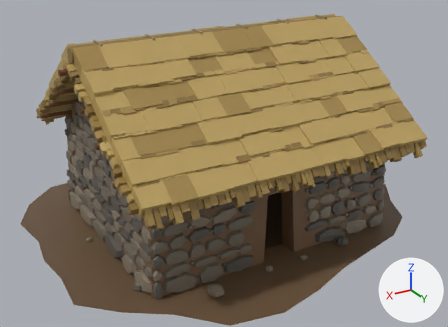
Renders of the glTF model campaigns/01_pachacutec/assets/models/pch_house_a.glb from each side of a commit.
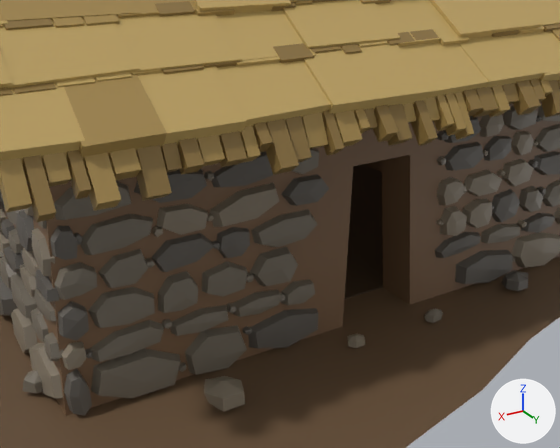
Each version is shown whole from a camera (50 mm lens) standing at (6.97, 11.78, 7.17) and looking at (0.1, 0.33, 1.45), then close up from a camera (50 mm lens) standing at (4.12, 7.54, 3.73) and looking at (0.78, 1.97, 0.94). The axes (+X, +Y, +Z) are drawn at lower right. The lights are the same throughout. The last two pictures show the newer version. Objects named as collision shapes, trigger or cutter boxes, shadow casters or lower levels of detail are left out. Vertices at exactly the same position are counted once.

Before the edit, the objects in view are built like this:
```python
me_pch_house_a = bpy.data.meshes.new('pch_house_a')
me_pch_house_a.from_pydata(...)  # 12939 vertices, 18591 faces; spans x -4.63..4.42, y -4.03..4.12, z 0.0..4.54
me_pch_house_a.materials.append(mat_defaultmaterial)
ob_pch_house_a = bpy.data.objects.new('pch_house_a', me_pch_house_a)
ob_pch_house_a.location = (0.0, 0.0, 0.0)
```
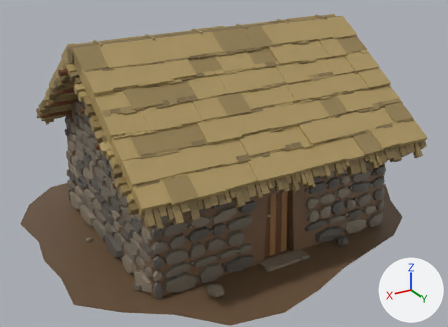
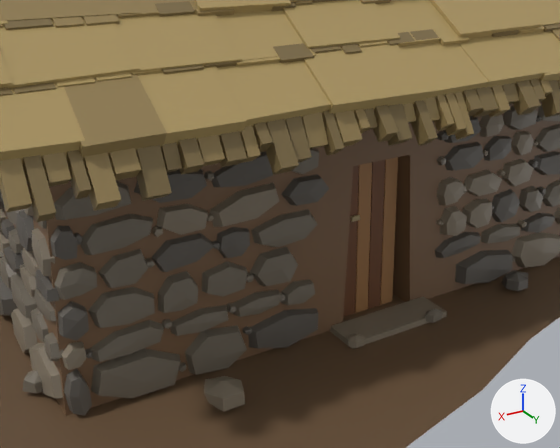
Pixel boxes [x1, y1, x2, y2] of what changed, in the close-ups (560 x 448 px):
part 1 of me_pch_house_a, added
    after: [350, 215, 360, 222]
part 2 of me_pch_house_a, added (brown)
    after: [330, 157, 447, 349]
part 3 of me_pch_house_a, recoloured
    both: [0, 0, 560, 208]

The change in detail:
me_pch_house_a is used by ob_pch_house_a; location (0.0, 0.0, 0.0).
me_pch_house_a had 12939 vertices, 18591 faces and spanned x -4.63..4.42, y -4.03..4.12, z 0.0..4.54.
me_pch_house_a now has 12987 vertices, 18663 faces and spans x -4.63..4.42, y -4.03..4.12, z 0.0..4.54.
me_pch_house_a part 1: the loose piece of 8 vertices spanning x -0.04..0.25, y 2.13..2.38, z 2.74..3.0 is copied, and the copy is turned 33.8 degrees about the x axis through its middle and scaled by 0.257, then moved by (0.09, 0.06, -1.87); it spans x 0.15..0.23, y 2.3..2.33, z 0.98..1.02.
Part 2, on me_pch_house_a:
24 vertices are added at x -0.55..0.55, y 2.23..2.83, z 0.0..1.51.
16 new vertices lie (0.0, 0.06, 0.0) away from vertices in x -0.3..0.3, y 2.23..2.27, z 0.01..1.51.
60 new faces join them.
me_pch_house_a part 3: 7982 kept faces spanning x -3.55..3.56, y -3.34..3.32, z 1.9..4.53 get new vertex colours.
